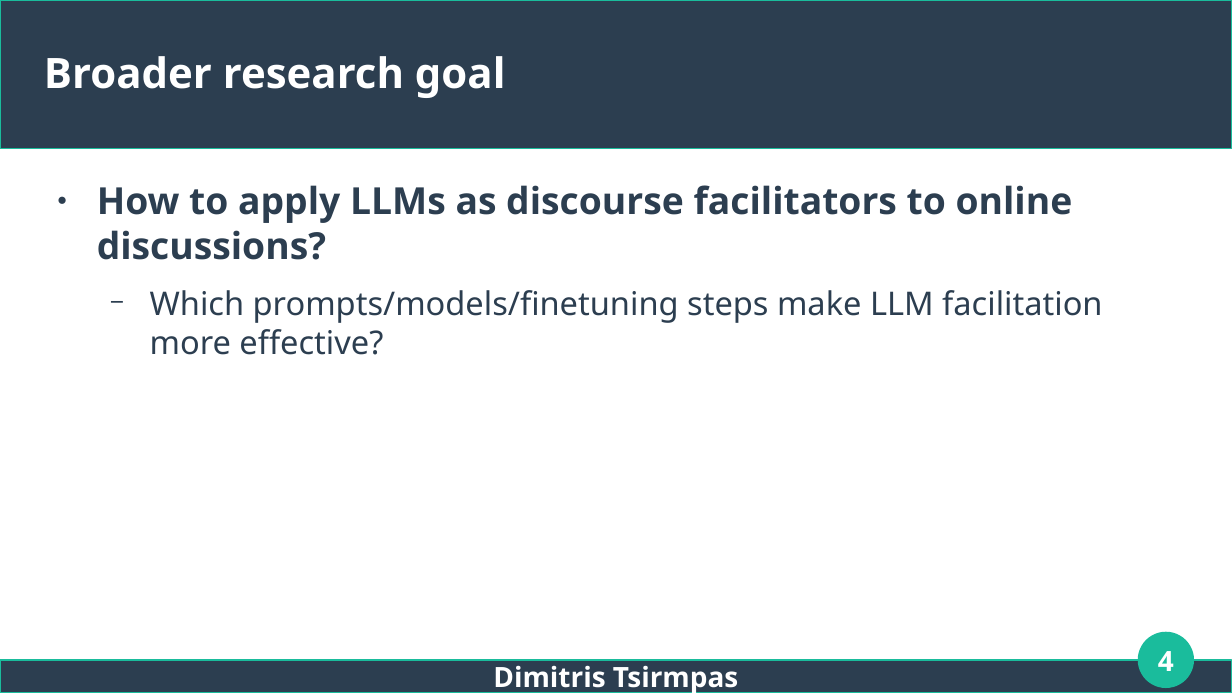
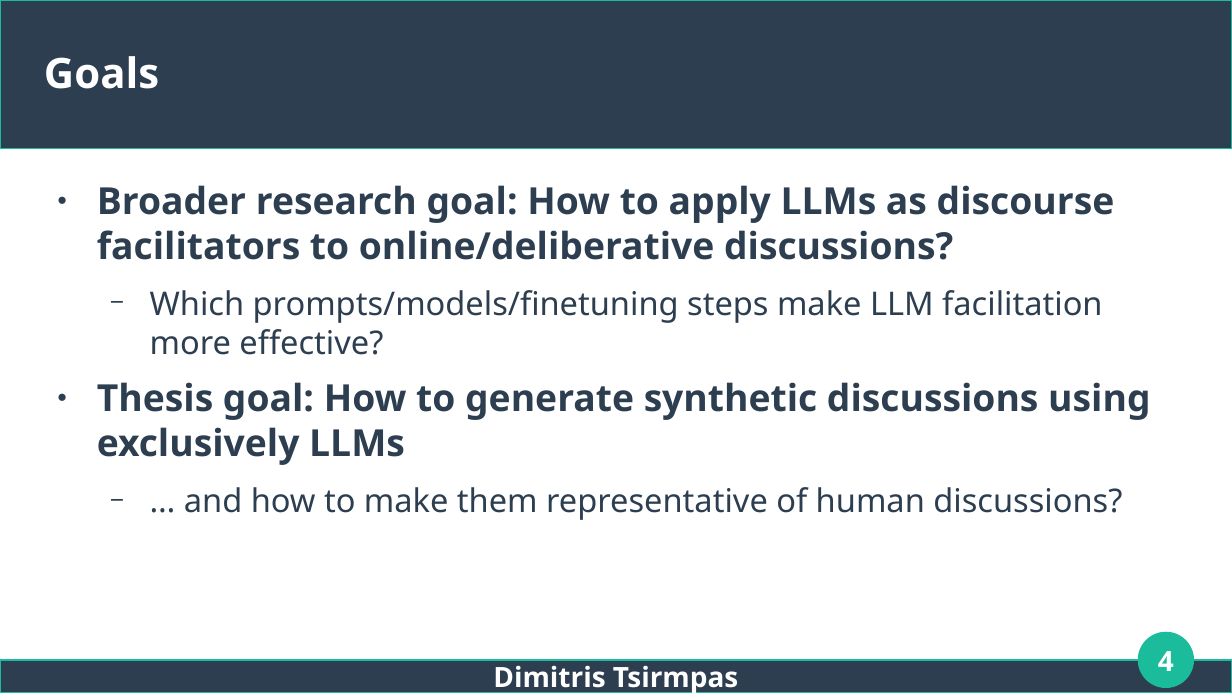
Before and after one commit to dimits-ts/llm_moderation_research, a slide deck: slide 4 of presentations/thesis.odp. Drawn at 1232x693 pixels with LibreOffice and Linux fonts; fonts in the diff are those of the drawing. Boxes give left, top, right and bottom in pixels: in the first picture for what was removed or moved away, otherwise in the second. Text is boxed around its words. In the diff, an @@ line names an element or a change of style, - is before the commit and + after.

```diff
--- a/presentations/thesis.odp
+++ b/presentations/thesis.odp
@@ title at (44,56,159,89): text changed @@
-Broader research goal
+Goals
@@ text at (97,185,1115,260): text changed @@
-● How to apply LLMs as discourse facilitators to online discussions?
+● Broader research goal: How to apply LLMs as discourse facilitators to online/deliberative discussions?
@@ text at (97,382,1150,520): paragraphs added @@
+● Thesis goal: How to generate synthetic discussions using exclusively LLMs
+  − … and how to make them representative of human discussions?
```
Also in this commit, not shown: 17 other slides changed, 2 slides added, 1 slide removed.
